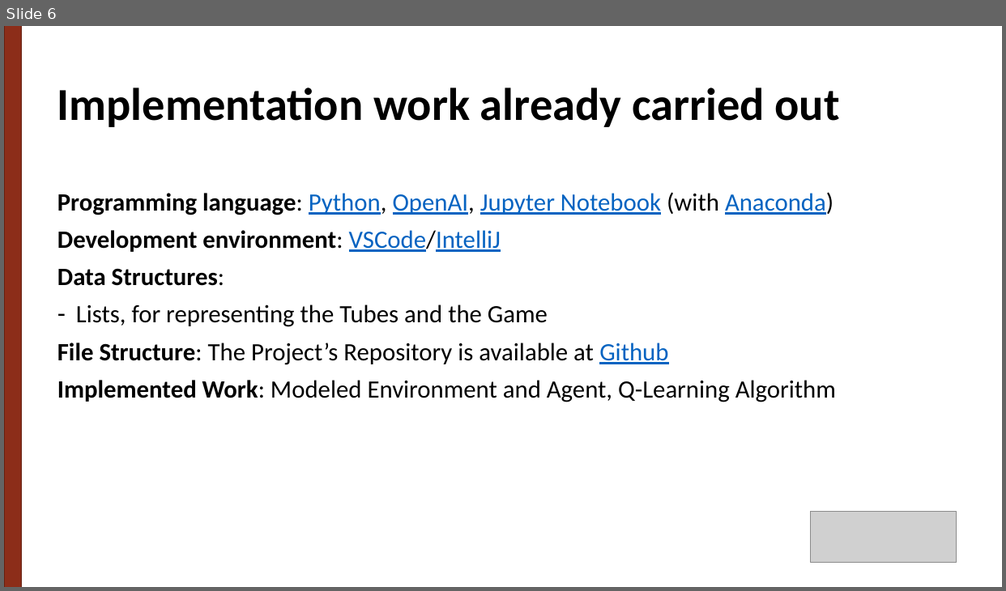
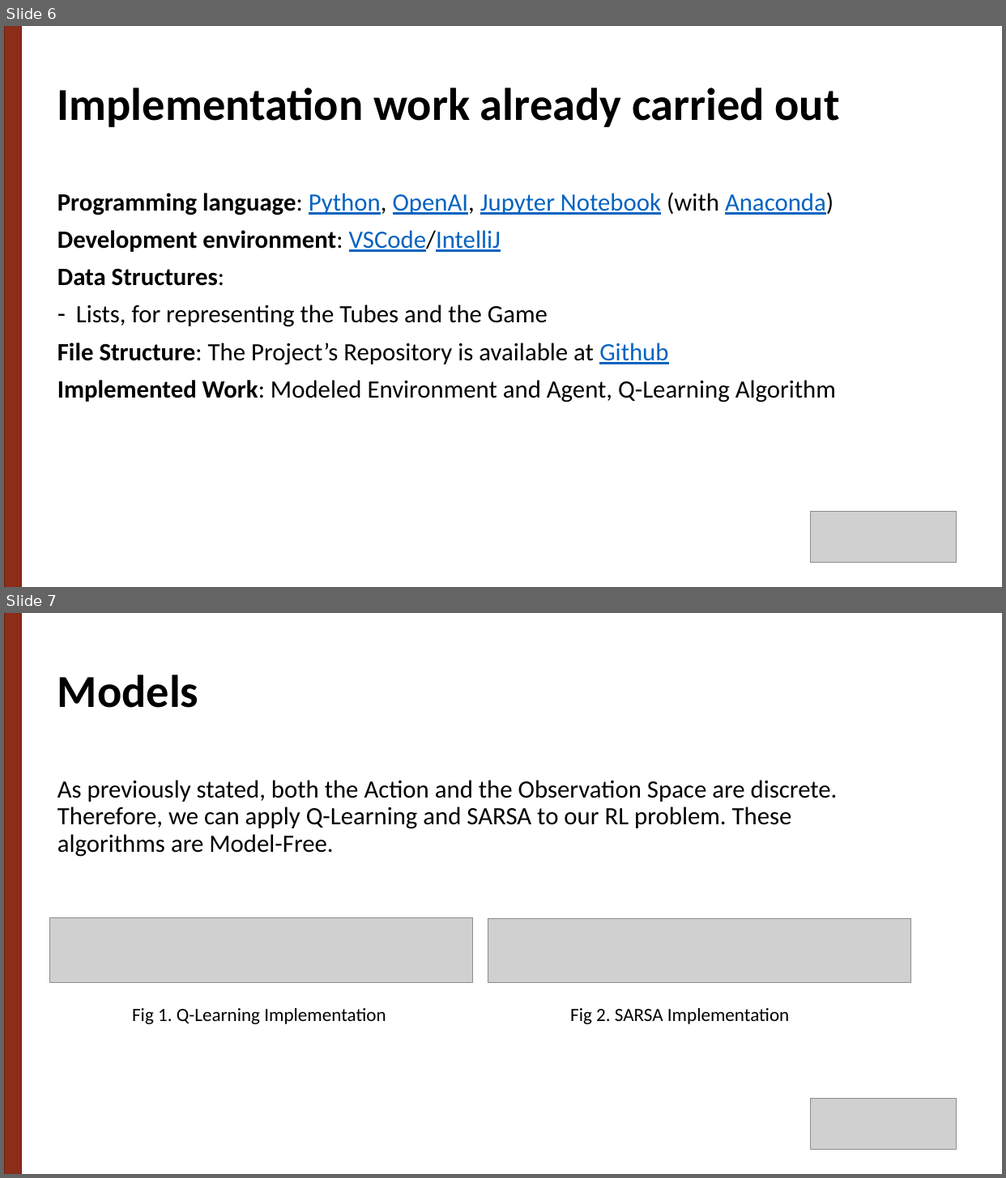
Before and after one commit to g-batalhao-a/IART, a slide deck: Project2/docs/Ball Sort Puzzle.pptx. Shown one above the other, each under a label of ours: slide 6 before the commit, slides 6 and 7 after it. The pictures are 1006x591 and 1006x1178 pixels, drawn with LibreOffice and Linux fonts; fonts in the diff are those of the drawing; grey boxes stand for pictures. Boxes give left, top, right and bottom in pixels: in the first picture for what was removed or moved away, otherwise in the second. Text is boxed around its words. In the diff, an @@ line names an element or a change of style, - is before the commit and + after.

```diff
--- a/Project2/docs/Ball Sort Puzzle.pptx
+++ b/Project2/docs/Ball Sort Puzzle.pptx
@@ slide 7 added at box(4, 613, 1002, 1174), background #FFFFFF @@
@@ rectangle added at box(4, 613, 22, 1174), fill #8C2D19, outline #682112 1 pt @@
@@ text added at box(57, 675, 199, 708), 44 pt, text #000000, bold @@
+Models
@@ text added at box(57, 780, 837, 857), 24 pt, text #000000 @@
+As previously stated, both the Action and the Observation Space are discrete. Therefore, we can apply Q-Learning and SARSA to our RL problem. These algorithms are Model-Free.
@@ picture added at box(49, 918, 472, 983) @@
@@ picture added at box(488, 918, 910, 983) @@
@@ text added at box(132, 1008, 386, 1024), 18 pt, text #000000 @@
+Fig 1. Q-Learning Implementation
@@ text added at box(570, 1008, 789, 1024), 18 pt, text #000000 @@
+Fig 2. SARSA Implementation
@@ picture added at box(811, 1099, 957, 1149) @@
```
Also in this commit, not shown: 2 slides changed, 4 other slides added, 3 other files.
